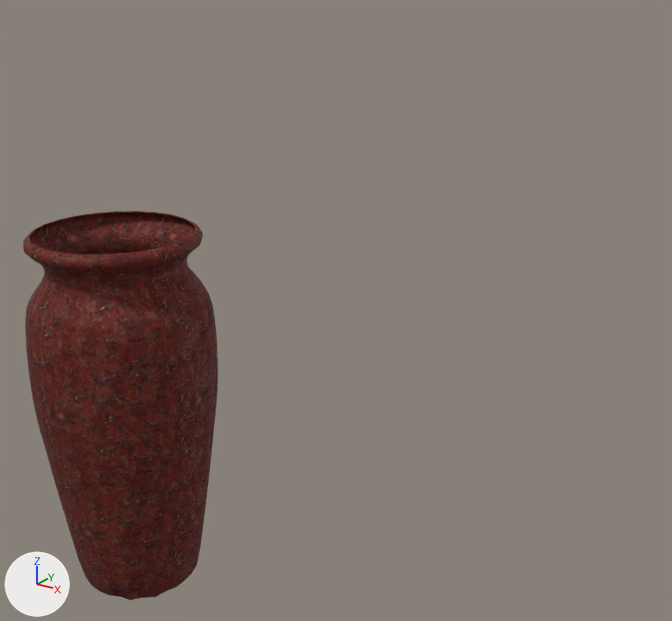
The Blender file vases.blend, before and after one commit.
One viewpoint serves both versions: a camera (50 mm lens) standing at (4.84, -4.34, 2.88) and looking at (-0.13, 2.96, -0.36). Lighting does not change. The marker at lower left points along +X, +Y and +Z.
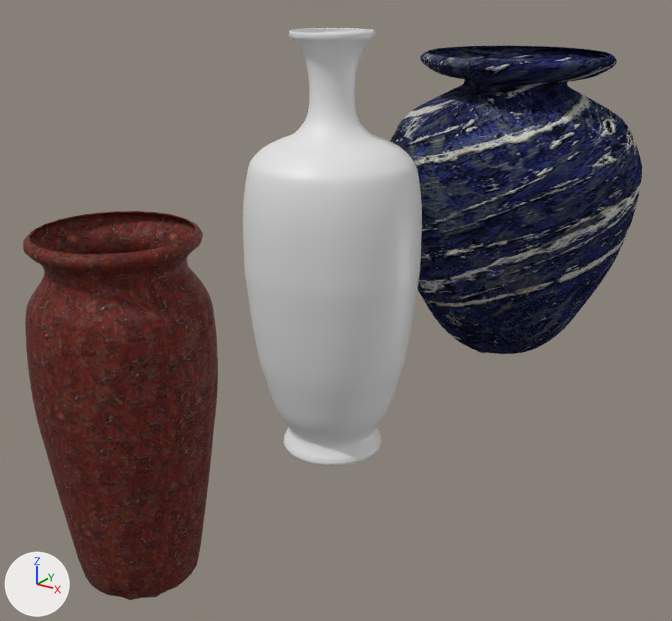
The newer file is also turned or shifted as a whole; pictures and numbers use the older file's frame.

What differs and where, as boxes (x1, y1, x2, y2) in the pictures (672 x 621 px):
'blue_vase', added: after (390, 46, 642, 354)
'green_vase', added: after (243, 28, 422, 466)

Edits to the bpy script that builds the scene:
```text
Add img_lapis_lazuli_2____polished___semi_precious_diffuse_1k_png_001:
    img_lapis_lazuli_2____polished___semi_precious_diffuse_1k_png_001 = load_image('lapis_lazuli_2__-_polished_-_semi_precious-diffuse-1K.png.001', 'assets/textures/vase_blue/lapis_lazuli_2__-_polished_-_semi_precious-diffuse-1K.png', 1024, 574, 'sRGB')
Add img_lapis_lazuli_2____polished___semi_precious_normal_1k_png_001:
    img_lapis_lazuli_2____polished___semi_precious_normal_1k_png_001 = load_image('lapis_lazuli_2__-_polished_-_semi_precious-normal-1K.png.001', 'assets/textures/vase_blue/lapis_lazuli_2__-_polished_-_semi_precious-normal-1K.png', 1024, 574, 'Non-Color')
Add img_lapis_lazuli_2____polished___semi_precious_specular_1k_png_001:
    img_lapis_lazuli_2____polished___semi_precious_specular_1k_png_001 = load_image('lapis_lazuli_2__-_polished_-_semi_precious-specular-1K.png.001', 'assets/textures/vase_blue/lapis_lazuli_2__-_polished_-_semi_precious-specular-1K.png', 1024, 574, 'Non-Color')
Add img_lapis_lazuli_2____polished___semi_precious_displacement_1k:
    img_lapis_lazuli_2____polished___semi_precious_displacement_1k = load_image('lapis_lazuli_2__-_polished_-_semi_precious-displacement-1K.', 'assets/textures/vase_blue/lapis_lazuli_2__-_polished_-_semi_precious-displacement-1K.png', 1024, 574, 'Non-Color')
Add img_cucumber_2_roughness_1k_png_001:
    img_cucumber_2_roughness_1k_png_001 = load_image('cucumber_2_roughness-1K.png.001', 'assets/textures/vase_green/cucumber_2_roughness-1K.png', 1024, 1024, 'Non-Color')
Add mat_blue_vase_002:
    mat_blue_vase_002 = bpy.data.materials.new('blue_vase.002')
    # uses the picture img_lapis_lazuli_2____polished___semi_precious_diffuse_1k_png_001
    # uses the picture img_lapis_lazuli_2____polished___semi_precious_displacement_1k
    # uses the picture img_lapis_lazuli_2____polished___semi_precious_normal_1k_png_001
    # uses the picture img_lapis_lazuli_2____polished___semi_precious_specular_1k_png_001
Add mat_green_vase_001:
    mat_green_vase_001 = bpy.data.materials.new('green_vase.001')
    # uses the picture img_cucumber_2_roughness_1k_png_001
Add me_cube_003:
    me_cube_003.from_pydata(...)  # 10152 vertices, 10252 faces; spans x -1.33..1.75, y -1.69..1.46, z -1.78..1.87
    me_cube_003.polygons.foreach_set('use_smooth', [True] * 10252)
    me_cube_003.materials.append(mat_blue_vase_002)
Add me_cube:
    me_cube.from_pydata(...)  # 7442 vertices, 7440 faces; spans x -0.8..0.87, y -0.86..0.81, z -2.03..2.02
    me_cube.polygons.foreach_set('use_smooth', [True] * 7440)
    me_cube.materials.append(mat_green_vase_001)  # its picture is missing
Add ob_blue_vase:
    ob_blue_vase = bpy.data.objects.new('blue_vase', me_cube_003)
    ob_blue_vase.location = (0.03, 6.25, 0.08)
Add ob_green_vase:
    ob_green_vase = bpy.data.objects.new('green_vase', me_cube)
    ob_green_vase.location = (0.0, 2.68, 0.35)
```
